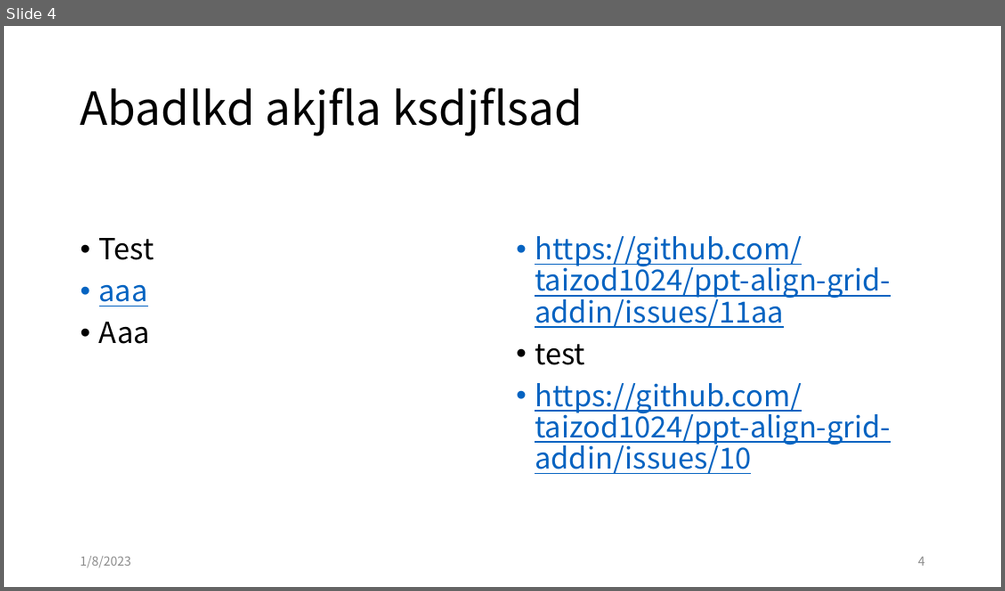
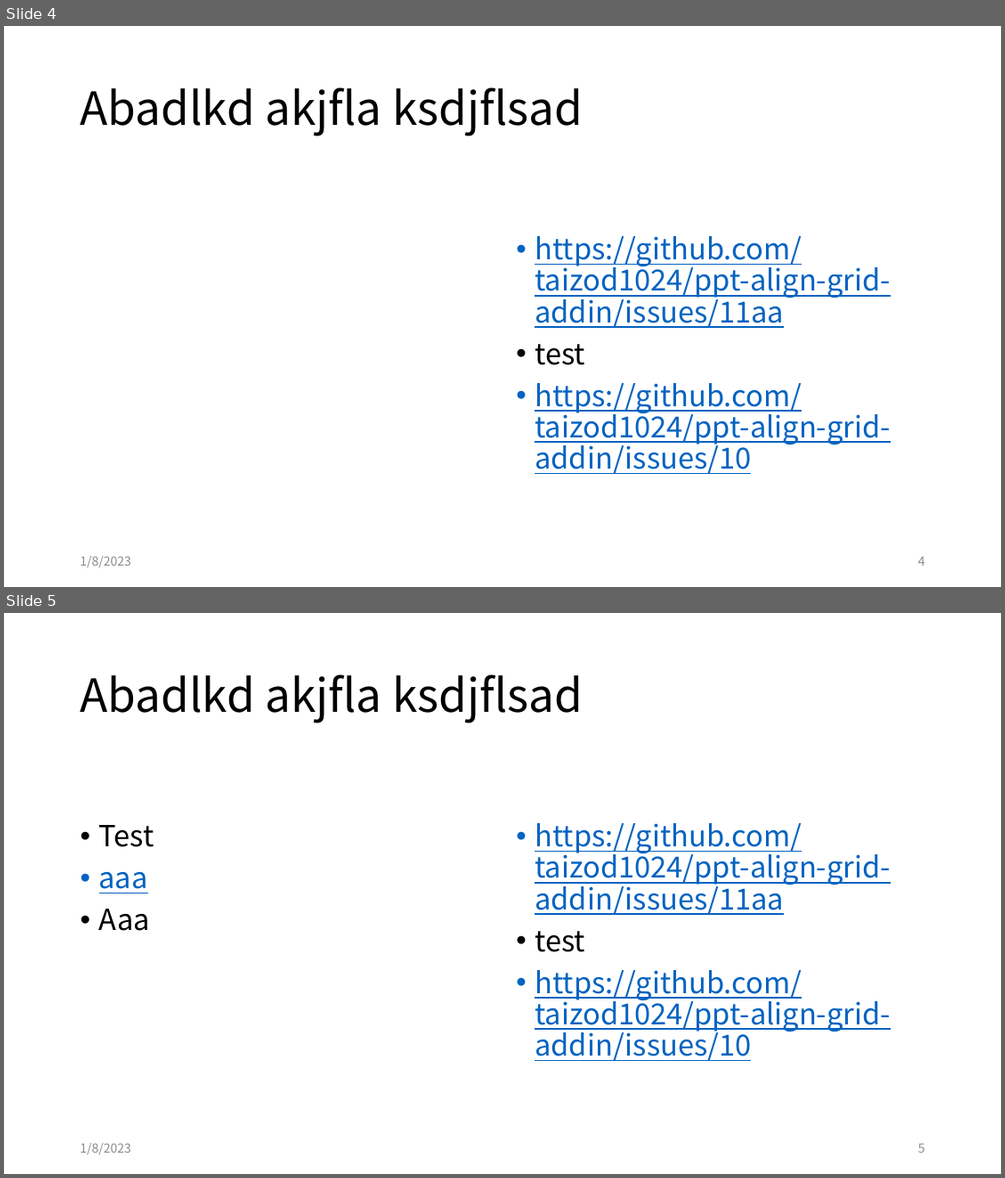
Before and after one commit to taizod1024/ppt-align-grid-addin, a slide deck: src/ppt-align-grid.pptm. Shown one above the other, each under a label of ours: slide 4 before the commit, slides 4 and 5 after it. The pictures are 1005x591 and 1005x1178 pixels, drawn with LibreOffice and Linux fonts; fonts in the diff are those of the drawing. Boxes give left, top, right and bottom in pixels: in the first picture for what was removed or moved away, otherwise in the second. Text is boxed around its words. In the diff, an @@ line names an element or a change of style, - is before the commit and + after.

```diff
--- a/src/ppt-align-grid.pptm
+++ b/src/ppt-align-grid.pptm
@@ slide 4 added at (4, 26, 1001, 587), background #FFFFFF @@
@@ title added at (81, 87, 582, 136), 44 pt, text #000000 @@
+Abadlkd akjfla ksdjflsad
@@ text added at (534, 236, 890, 474), 28 pt, text #0563C1, underline @@
+• https://github.com/taizod1024/ppt-align-grid-addin/issues/11aa
+• test
+• https://github.com/taizod1024/ppt-align-grid-addin/issues/10
@@ text added at (80, 556, 131, 568), 12 pt, text #8C8C8C @@
+1/8/2023
@@ page number added at (918, 556, 925, 565), 12 pt, text #8C8C8C @@
+4
@@ what was slide 4 is now slide 5 @@
@@ page number at (918, 1143, 925, 1152): text changed @@
-4
+5
```
Also in this commit, not shown: 1 slide changed, 5 other files.
